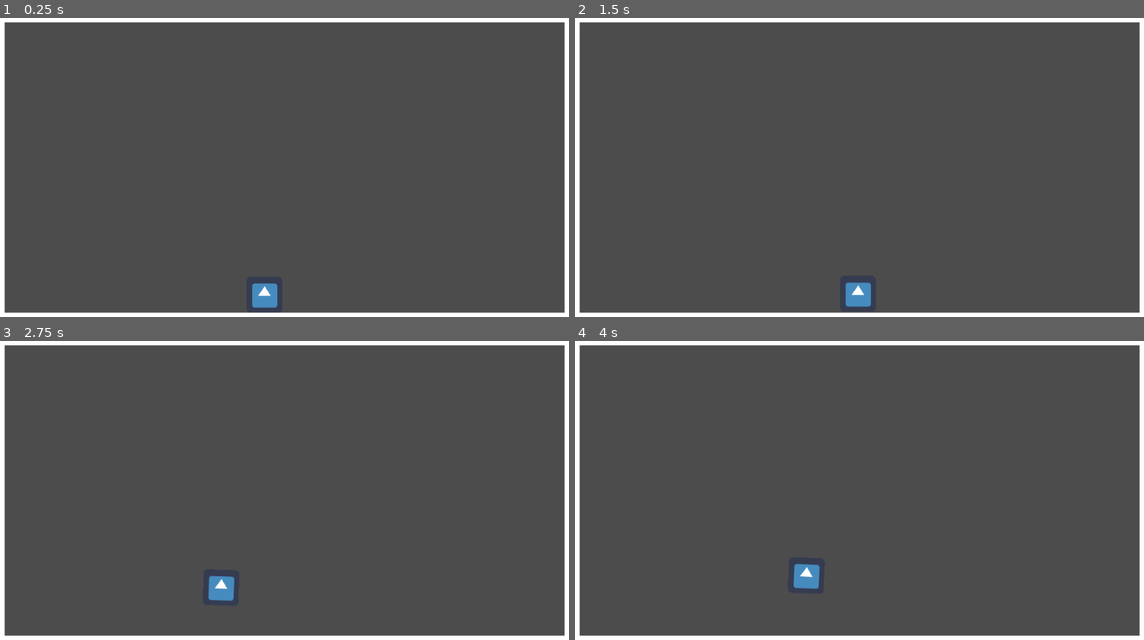
Above: before the commit, frames 1-4 (two rows, left to right).
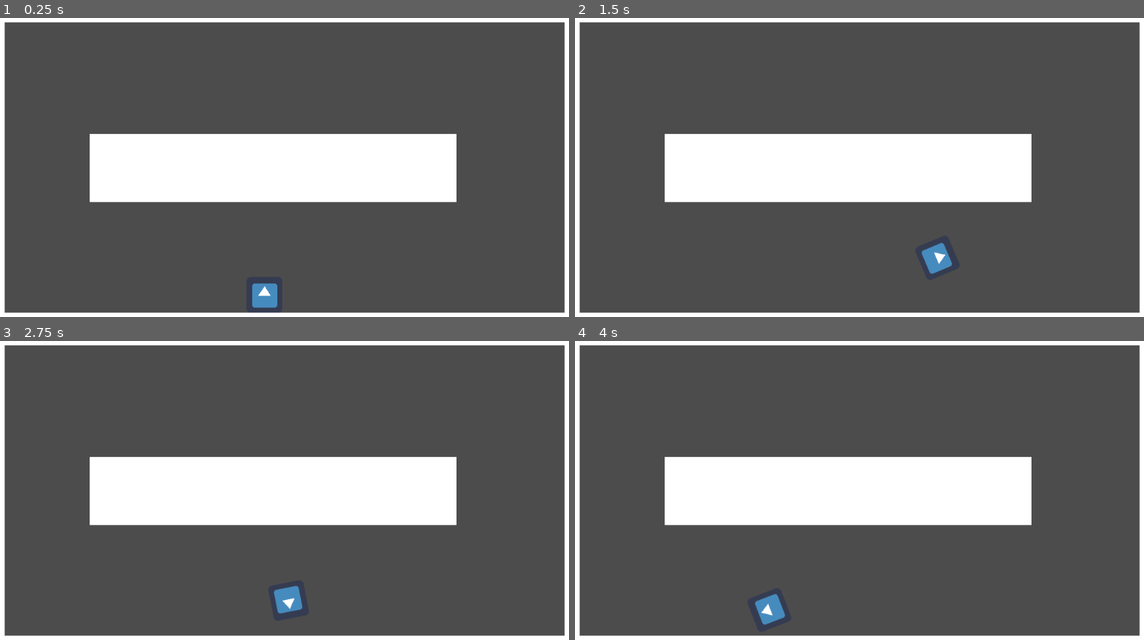
Above: after the commit, the same moments.

Repository: kyle-stevens/GeoJump
Game: Godot game, scene res://DemoScene_1.tscn
Same seed, same stepped clock (60 frames per second), same inputs: the game is played once before the commit and once after it. The engine's default icon, where the game draws it, is replaced by a stand-in: a white triangle on a blue panel in a dark square.
Inputs (mouse positions are in pixels of both pictures, inside the frame that each line leads up to):
- Up to frame 1 (0.25 s): no input
- Up to frame 2 (1.5 s): tap Enter (ui_accept) at 0.5, 1.35 s; move the mouse to (984, 149) at 0.52 s; hold Enter (ui_accept) 0.53-1.28 s; move the mouse to (740, 185) at 1.27 s
- Up to frame 3 (2.75 s): tap Enter (ui_accept) at 1.52, 1.82 s; move the mouse to (341, 415) at 2.02 s; hold Enter (ui_accept) from 2.03 s (still down)
- Up to frame 4 (4 s): move the mouse to (831, 556) at 2.77 s; release Enter (ui_accept) at 2.78 s; tap Enter (ui_accept) at 2.85, 3.02, 3.32 s; move the mouse to (1030, 541) at 3.52 s; hold Enter (ui_accept) from 3.53 s (still down)

The runs differ from the first frame. In frame 1, 15% of the frame differs, in the area x 15-81%, y 38-62%; in frame 2, 16%; in frame 3, 16%, in the area x 15-81%, y 38-92%; in frame 4, 16%.

Commit message:
Fixed Line issue due to gravity and motion detection logic

Diff:
--- a/DemoScene_1.tscn
+++ b/DemoScene_1.tscn
@@ -3,7 +3,7 @@
 [ext_resource path="res://Player_cube_demo.tscn" type="PackedScene" id=1]
 
 [sub_resource type="RectangleShape2D" id=1]
-extents = Vector2( 525, 20 )
+extents = Vector2( 512.5, 20 )
 
 [node name="DemoScene_1" type="Node2D"]
 
@@ -19,6 +19,23 @@
 
 [node name="CollisionShape2D" type="CollisionShape2D" parent="ColorRect/StaticBody2D"]
 position = Vector2( 515, 20 )
+shape = SubResource( 1 )
+
+[node name="ColorRect5" type="ColorRect" parent="."]
+margin_left = 168.0
+margin_top = 240.0
+margin_right = 1192.0
+margin_bottom = 280.0
+rect_scale = Vector2( 0.639999, 3.04 )
+__meta__ = {
+"_edit_use_anchors_": false
+}
+
+[node name="StaticBody2D" type="StaticBody2D" parent="ColorRect5"]
+
+[node name="CollisionShape2D" type="CollisionShape2D" parent="ColorRect5/StaticBody2D"]
+position = Vector2( 512.5, 20 )
+scale = Vector2( 1, 1 )
 shape = SubResource( 1 )
 
 [node name="ColorRect2" type="ColorRect" parent="."]
--- a/Player_cube_demo.gd
+++ b/Player_cube_demo.gd
@@ -8,7 +8,7 @@
 var is_jumping = false
 var prev_position = position
 var iteration = 0
-var force = 50
+
 var jumps = 0
 # Called when the node enters the scene tree for the first time.
 func _ready():
@@ -17,32 +17,24 @@
 
 # Called every frame. 'delta' is the elapsed time since the previous frame.
 func _process(delta):
-	if prev_position != position:
+	#if prev_position != position:
+	if abs(prev_position.x - position.x) > 0.09 or abs(prev_position.y - position.y) > 0.09:
 		is_jumping = true
 	else:
 		is_jumping = false
+		#$Line2D.visible = true
 	prev_position = position
-	#print(is_jumping, position, iteration)
+	print(is_jumping, $Line2D.visible)
 	iteration += 1
 	$Line2D.visible = false
 
 	$Line2D.set_point_position(0, get_transform().affine_inverse() * get_global_mouse_position())
 	if Input.is_action_pressed("ui_accept") and not is_jumping:
-		#print("jump")
-		#add_force(Vector2(0,0), Vector2(0,-500))
-		#apply_impulse(Vector2(0,0), Vector2(0,-500))
-		var offset = Vector2.ZERO
-		var target = get_global_mouse_position() - position
-		target = target.normalized()
-		if force <= 500:
-			force += 2
-		print(force)
 		$Line2D.visible = true
+		pass
 
 	if Input.is_action_just_released("ui_accept"):
 		var offset = Vector2.ZERO
 		var target = get_global_mouse_position() - position
-		target = target.normalized()
-		apply_impulse(offset, target*force)
-		force = 50
+		apply_impulse(offset, target*3)
 		$Line2D.visible = false
--- a/project.godot
+++ b/project.godot
@@ -17,6 +17,7 @@
 [physics]
 
 common/enable_pause_aware_picking=true
+2d/default_gravity=196
 
 [rendering]
 
